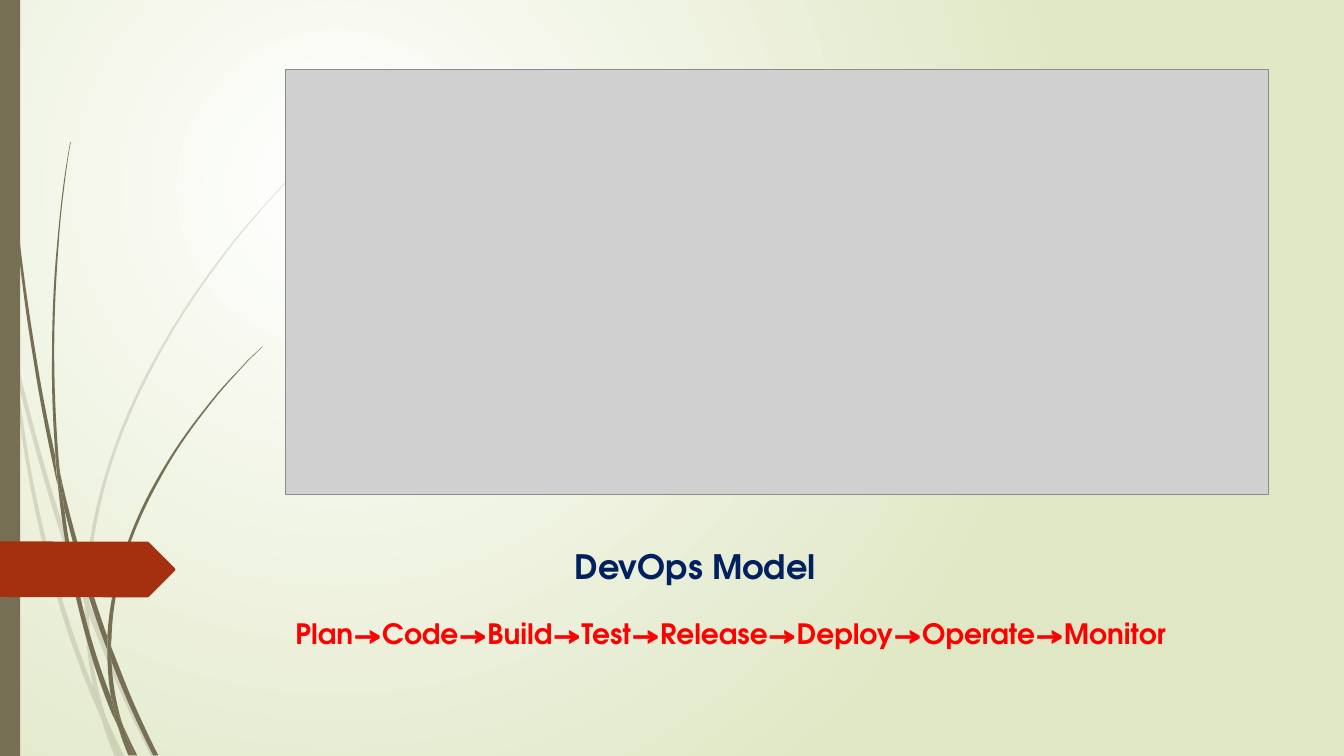
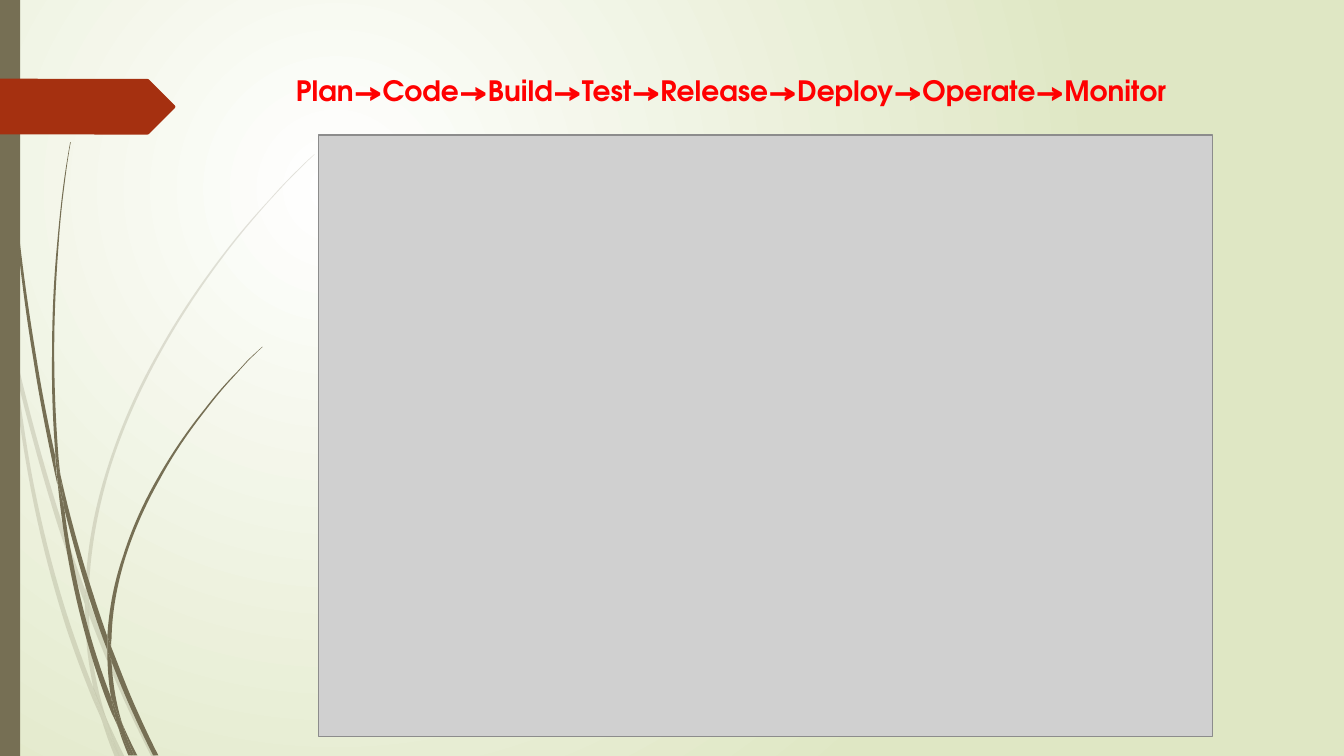
Before and after one commit to Ashok1012/test, a slide deck: slide 5 of DevOps.pptx. Drawn at 1344x756 pixels with LibreOffice and Linux fonts; fonts in the diff are those of the drawing; grey boxes stand for pictures. Boxes give left, top, right and bottom in pixels: in the first picture for what was removed or moved away, otherwise in the second. Text is boxed around its words. In the diff, an @@ line names an element or a change of style, - is before the commit and + after.

```diff
--- a/DevOps.pptx
+++ b/DevOps.pptx
@@ freeform shape: place and size @@
-freeform shape at (0, 541, 175, 597)
+freeform shape at (0, 79, 175, 134)
@@ title "Plan→Code→Build→Test→Release→Deploy→Operate→Monitor": place and size @@
-title "Plan→Code→Build→Test→Release→Deploy→Operate→Monitor" at (295, 622, 1165, 650)
+title "Plan→Code→Build→Test→Release→Deploy→Operate→Monitor" at (296, 79, 1166, 107)
@@ title "Plan→Code→Build→Test→Release→Deploy→Operate→Monitor" at (296, 79, 1166, 107): less space between paragraphs @@
@@ picture: place and size @@
-picture at (285, 70, 1268, 495)
+picture at (319, 135, 1214, 737)
@@ title removed at (575, 553, 815, 586) @@
-DevOps Model
```
Also in this commit, not shown: 48 other slides changed, 9 slides added, 2 slides removed.
